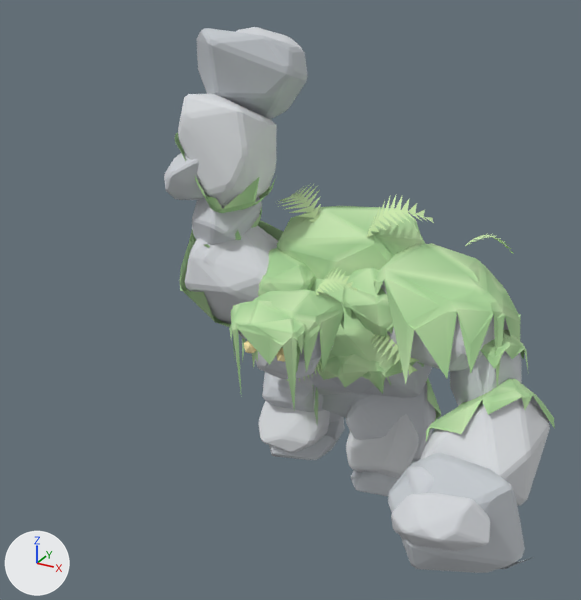
Two versions of the glTF model public/art/moss-golem-3d.glb, one commit apart.
Both versions are drawn from a 50 mm camera at (1.87, -6.49, 3.14) aimed at (-0.11, -2.89, 1.34). The axes (+X, +Y, +Z) are drawn at lower left. The lights are the same throughout. The first picture is the older version. Both versions are drawn at frame 145 of the action 'ShoulderR'; the numbers are the values there.

In view in the first picture: 'ChestRock', 'FistL', 'FistR', 'ForearmL', 'ForearmR', 'HeadRock', 'ShinL', 'ShinR', 'ThighL', 'ThighR', 'UpperArmL', 'UpperArmR' and 3 more.
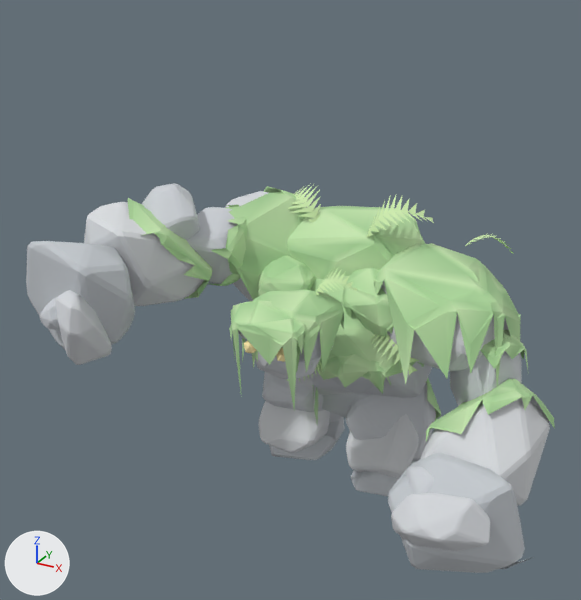
ob_shoulderr is not drawn itself; it is the parent of ob_elbowr, ob_upperarmr.

Diff of the bpy script that builds the scene:
```diff
--- a/public/art/moss-golem-3d.glb.py
+++ b/public/art/moss-golem-3d.glb.py
@@ me_fingerrock @@
+me_fingerrock.from_pydata(...)  # 270 vertices, 528 faces; spans x -0.083..0.095, y -0.092..0.092, z -0.39..0.029
+# faces by material slot: [508, 20]
+me_fingerrock.materials.append(mat_stone)
+me_fingerrock.materials.append(mat_eye)
@@ ob_shoulderr @@
 ob_shoulderr.location = (-0.58, -0.04, 0.58)
-ob_shoulderr.rotation_euler = (-2.973, 0.285, 0.0)  # degrees (-170, 16, 0)
+ob_shoulderr.rotation_euler = (-0.373, 1.885, 0.0)  # degrees (-21, 108, 0)
@@ ob_fingerrock @@
+ob_fingerrock = bpy.data.objects.new('FingerRock', me_fingerrock)
+ob_fingerrock.parent = ob_fingerr
+ob_fingerrock.location = (0.0, 0.0, 0.0)
@@ ob_fingerr @@
+ob_fingerr = bpy.data.objects.new('FingerR', None)
+ob_fingerr.parent = ob_wristr
+ob_fingerr.location = (-0.02, -0.22, -0.46)
+ob_fingerr.rotation_euler = (2.618, 0.0, 0.0)  # degrees (150, 0, 0)
```

Location of each change, [x1, y1, x2, y2] in pixels of the pictures (581 x 600 px):
'ForearmR', turned
    before: [164, 93, 277, 213]
    after: [84, 183, 212, 306]
'FistR', turned
    before: [197, 27, 308, 119]
    after: [26, 241, 135, 365]
'UpperArmR', turned
    before: [180, 197, 283, 327]
    after: [187, 186, 309, 301]
'FingerRock', added
    after: [40, 298, 60, 330]
